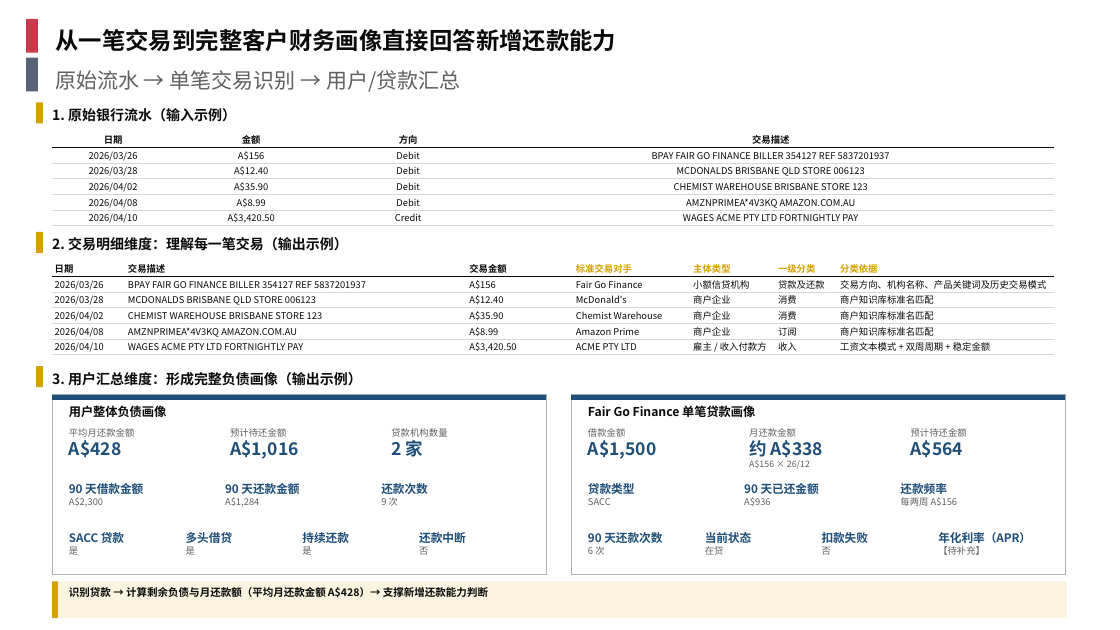
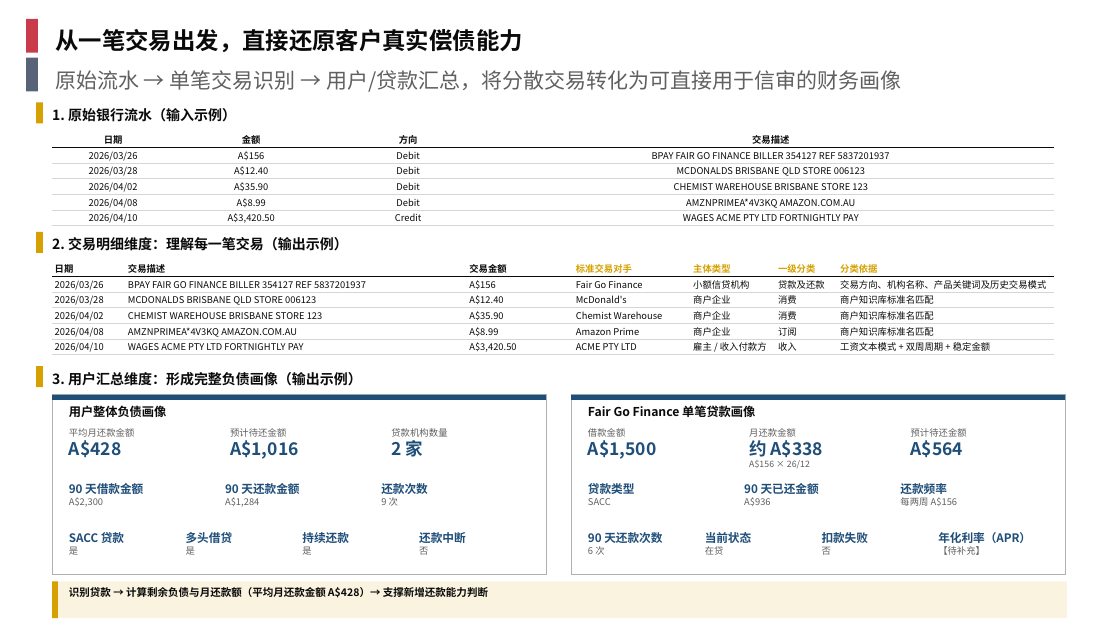
Before and after one commit to EliamZhang/AI-report-materials---August-13th, a slide deck: slide 2 of 银行流水分享_V1.9.pptx. Drawn at 1120x630 pixels with LibreOffice and Linux fonts; fonts in the diff are those of the drawing; background and template pictures are left out. Boxes give left, top, right and bottom in pixels: in the first picture for what was removed or moved away, otherwise in the second. Text is boxed around its words. In the diff, an @@ line names an element or a change of style, - is before the commit and + after.

Commit message:
银行流水分享 V1.9：全篇主副标题改为新版文案（P1-P3 底层决策能力/偿债能力/进化体系，P4 改为自主 Liability 替代 illion 基础）

```diff
--- a/银行流水分享_V1.9.pptx
+++ b/银行流水分享_V1.9.pptx
@@ text at [55, 29, 522, 52]: text changed @@
-从一笔交易到完整客户财务画像直接回答新增还款能力
+从一笔交易出发，直接还原客户真实偿债能力
@@ text at [55, 70, 901, 92]: text changed @@
-原始流水 → 单笔交易识别 → 用户/贷款汇总
+原始流水 → 单笔交易识别 → 用户/贷款汇总，将分散交易转化为可直接用于信审的财务画像
```
Also in this commit, not shown: 3 other slides changed.
